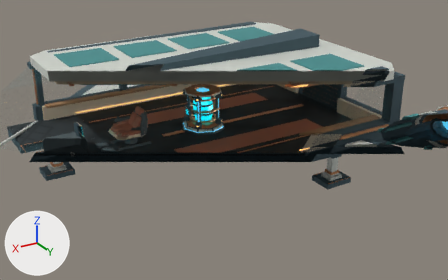
One commit to the glTF model client/assets/ship/export/salimon_phase0_ship.glb: the scene before it, then after it.
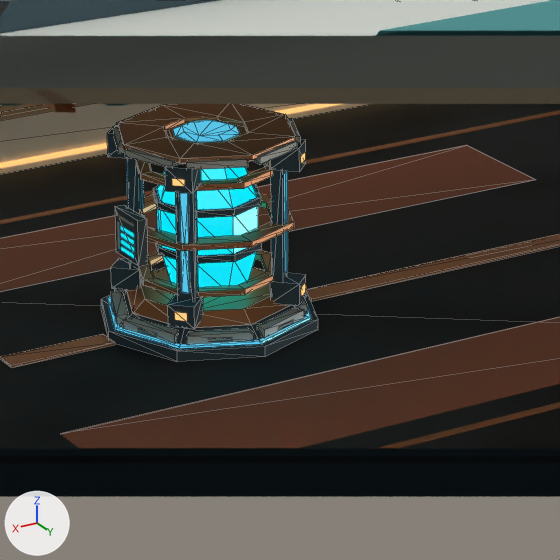
There are two pictures of each version: one from a camera (50 mm lens) standing at (11.55, 22.73, 10.74) and looking at (-1.06, 1.71, 0.23), one close up on the part from 36% to 61% of the width and 23% to 62% of the height. Every picture has the same lights, and +X, +Y and +Z are marked at lower left. The older version's two pictures come first. The close-ups show mesh edges as thin lines. Everything nearer to the camera than a plane just in front of the edit is cut away. Where no turn or scale is listed for an object, it has been applied to the vertices.

Objects in the first close-up: 'Cabin_Woven_Runners', 'Ceiling_Inner', 'Core_Ceramic_Armor', 'Core_Containment_Ribs', 'Core_Containment_Rings', 'Core_Cradle', 'Core_Power_Conduits', 'Deck_Walkable', 'Energy_Core', 'Hull_Belly', 'Hull_Roof', 'Wall_Port_Inner' and 16 more.
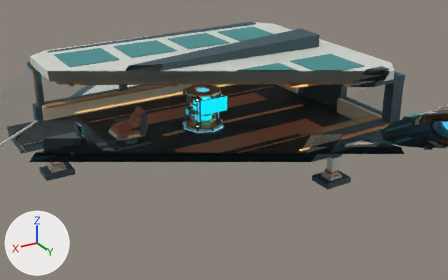
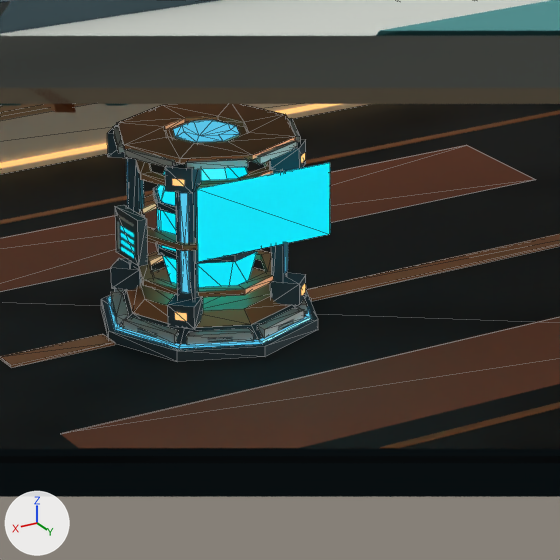
What differs and where, as boxes [x1, y1, x2, y2] in the close-ups (560 x 560 px):
```json
{"object": "Core_Monitor", "change": "added", "after": [197, 163, 330, 262], "on screen": "cyan"}
```

Scene script edits in JSON lines:
```json
{"op": "add", "block": "me_core_monitor", "code": ["me_core_monitor = bpy.data.meshes.new('Core_Monitor')", "me_core_monitor.from_pydata([(-0.35, 0.999, 1.9), (-0.35, 0.999, 1.25), (-1.65, 0.999, 1.25), (-1.65, 0.999, 1.9)], [], [(0, 1, 2), (0, 2, 3)])", "me_core_monitor.materials.append(mat_cyan_display)  # cyan #21818e, glowing cyan #00e1f6"]}
{"op": "add", "block": "ob_core_monitor", "code": ["ob_core_monitor = bpy.data.objects.new('Core_Monitor', me_core_monitor)", "ob_core_monitor.location = (0.0, 0.0, 0.0)"]}
```
